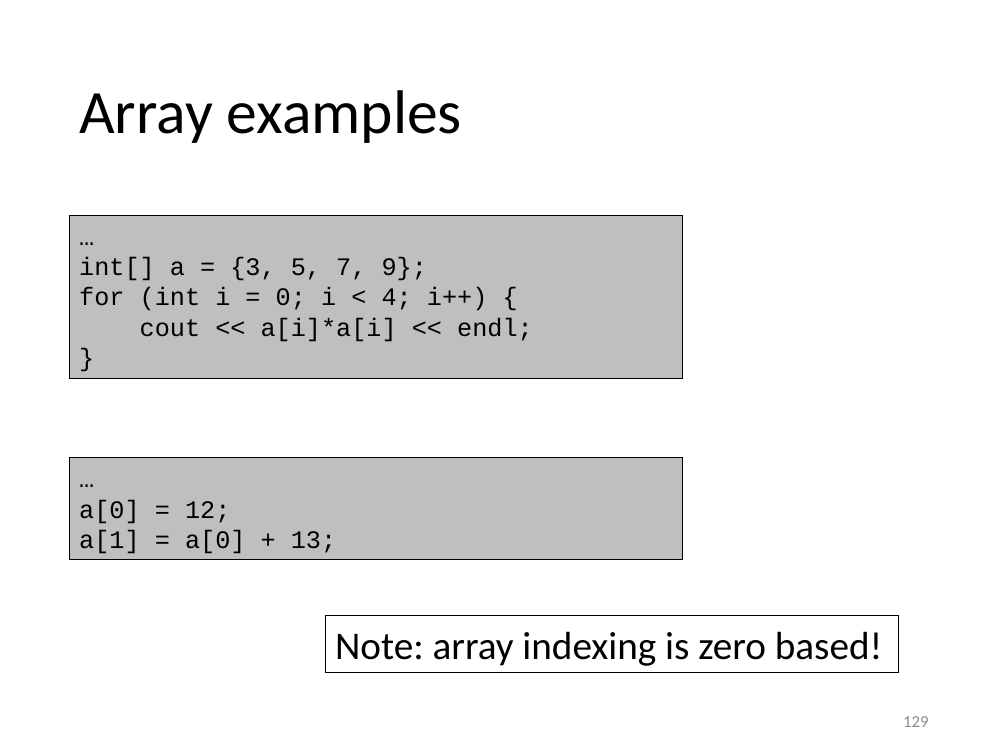
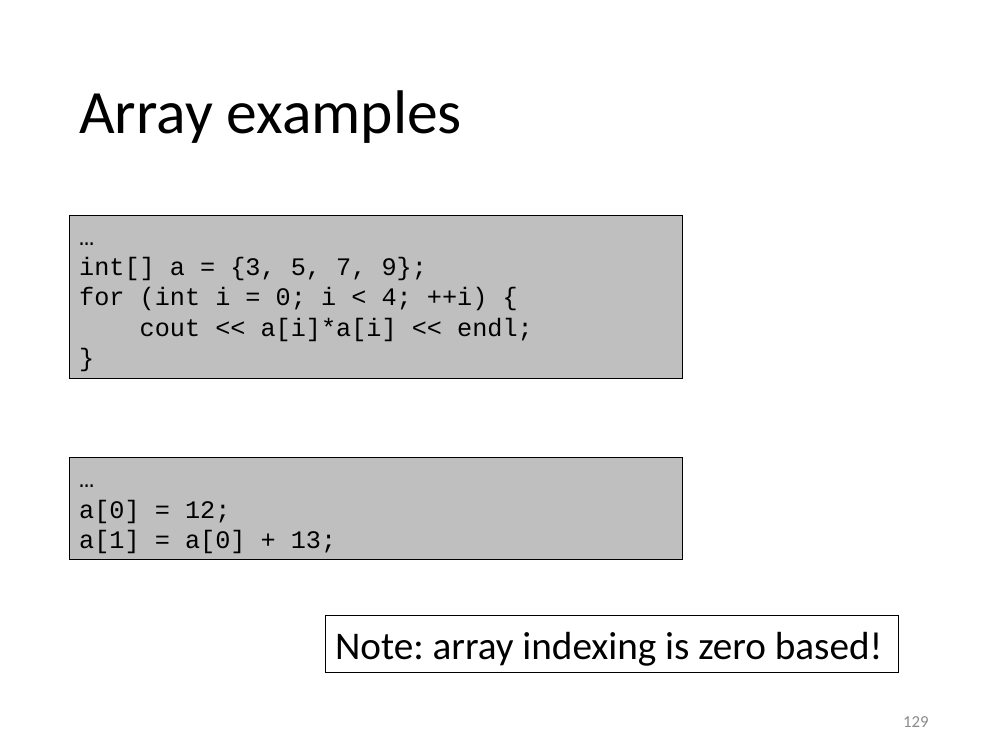
Before and after one commit to gjbex/training-material, a slide deck: slide 129 of CPlusPlus/scientific_cpp.pptx. Drawn at 1008x756 pixels with LibreOffice and Linux fonts; fonts in the diff are those of the drawing. Boxes give left, top, right and bottom in pixels: in the first picture for what was removed or moved away, otherwise in the second. Text is boxed around its words. In the diff, an @@ line names an element or a change of style, - is before the commit and + after.

```diff
--- a/CPlusPlus/scientific_cpp.pptx
+++ b/CPlusPlus/scientific_cpp.pptx
@@ text in rectangle at (79,287,487,311): text changed @@
-for (int i = 0; i < 4; i++) {
+for (int i = 0; i < 4; ++i) {
```
Also in this commit, not shown: 17 other slides changed.
